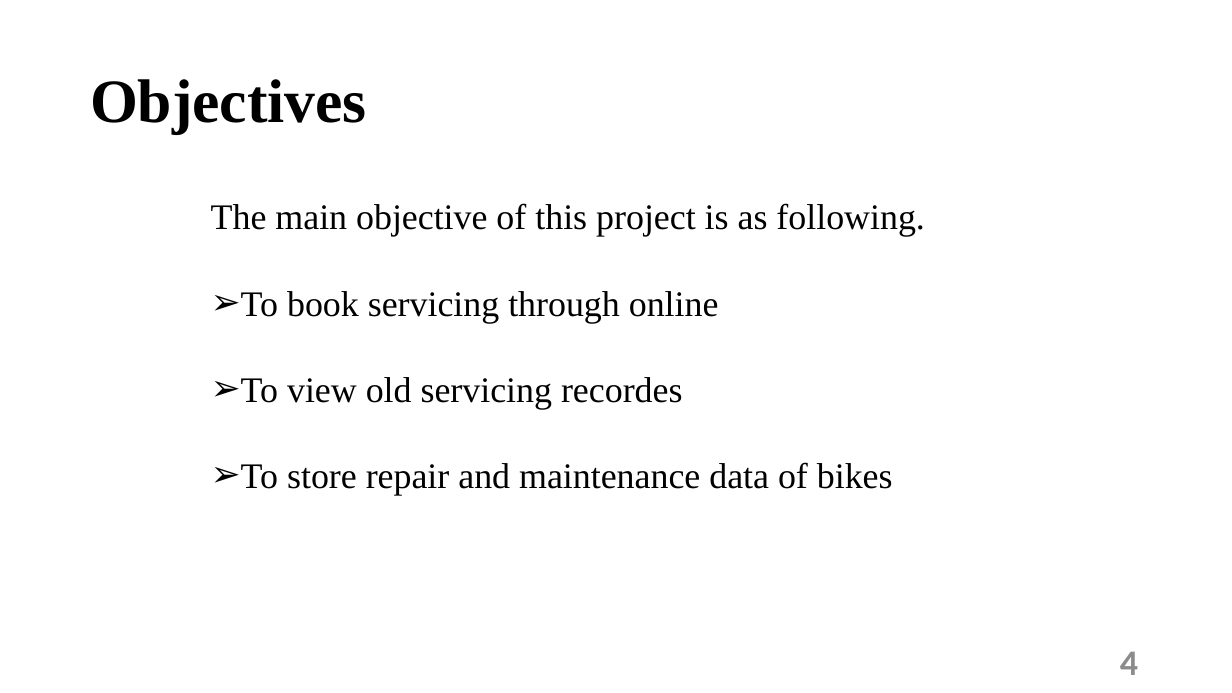
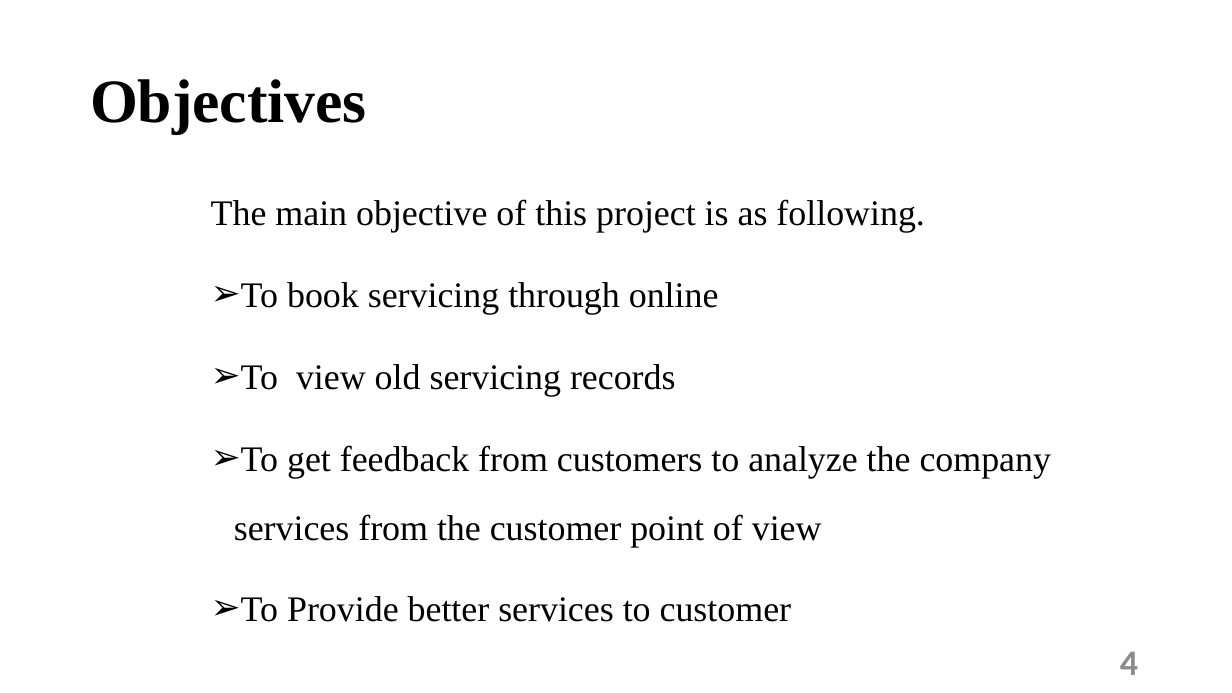
Before and after one commit to ngima29/projectdoc, a slide deck: slide 4 of documents/project doc/Mid defence(Bike Sewa).pptx. Drawn at 1232x693 pixels with LibreOffice and Linux fonts; fonts in the diff are those of the drawing. Boxes give left, top, right and bottom in pixels: in the first picture for what was removed or moved away, otherwise in the second. Text is boxed around its words. In the diff, an @@ line names an element or a change of style, - is before the commit and + after.

Commit message:
Added my project final doc

```diff
--- a/documents/project doc/Mid defence(Bike Sewa).pptx
+++ b/documents/project doc/Mid defence(Bike Sewa).pptx
@@ subtitle at [211, 199, 925, 314]: line spacing 1.7 to 1.6 @@
@@ subtitle at [234, 364, 1052, 622]: text changed @@
-➢ To view old servicing recordes
-➢ To store repair and maintenance data of bikes
+➢ To view old servicing records
+➢ To get feedback from customers to analyze the company services from the customer point of view
+➢ To Provide better services to customer
```
Also in this commit, not shown: 3 other slides changed, 2 slides added, 1 slide removed, 11 other files.
